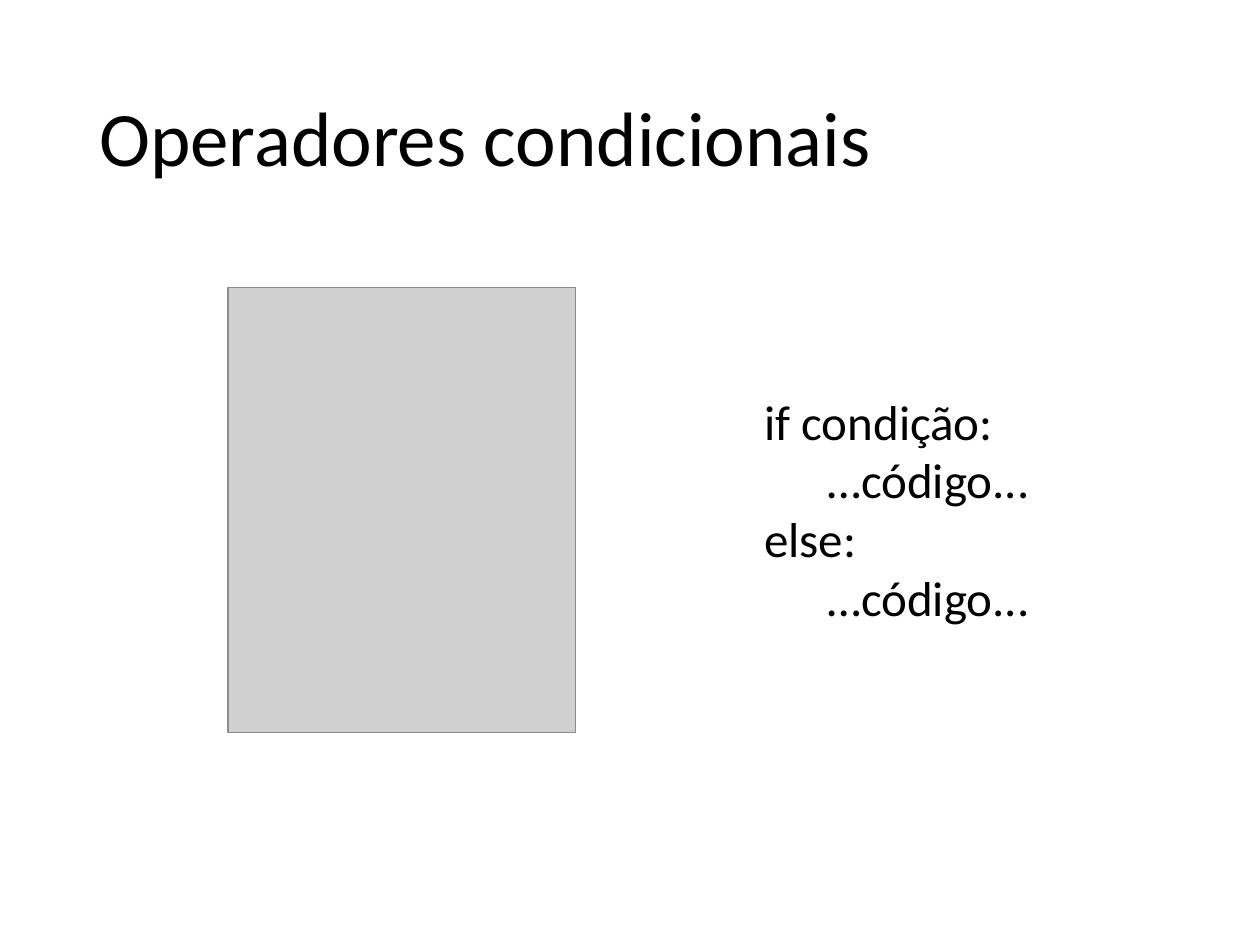
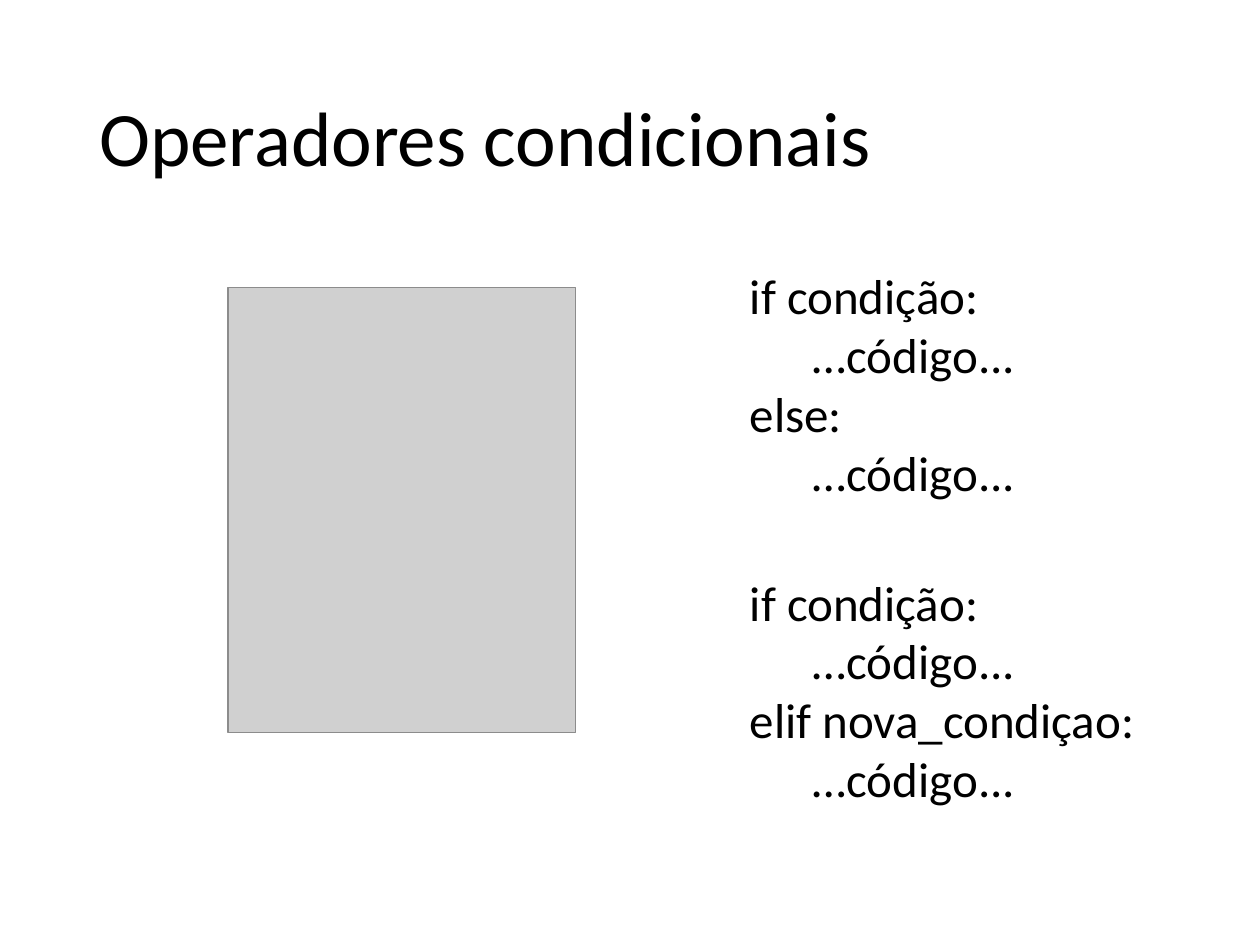
Before and after one commit to fernandoFernandeSantos/minicurso_python_2019, a slide deck: slide 49 of aula.pptx (slide 42 before the commit). Drawn at 1260x945 pixels with LibreOffice and Linux fonts; fonts in the diff are those of the drawing; grey boxes stand for pictures. Boxes give left, top, right and bottom in pixels: in the first picture for what was removed or moved away, otherwise in the second. Text is boxed around its words. In the diff, an @@ line names an element or a change of style, - is before the commit and + after.

```diff
--- a/aula.pptx
+++ b/aula.pptx
@@ text "if condição:": place and size @@
-text "if condição:" at (764,406,1029,625)
+text "if condição:" at (750,280,1015,500)
@@ text added at (750,587,1135,806), 28 pt, text #000000 @@
+if condição:
+…código...
+elif nova_condiçao:
+…código...
```
Also in this commit, not shown: 11 other slides changed, 17 slides added, 6 slides removed, 1 other file.
